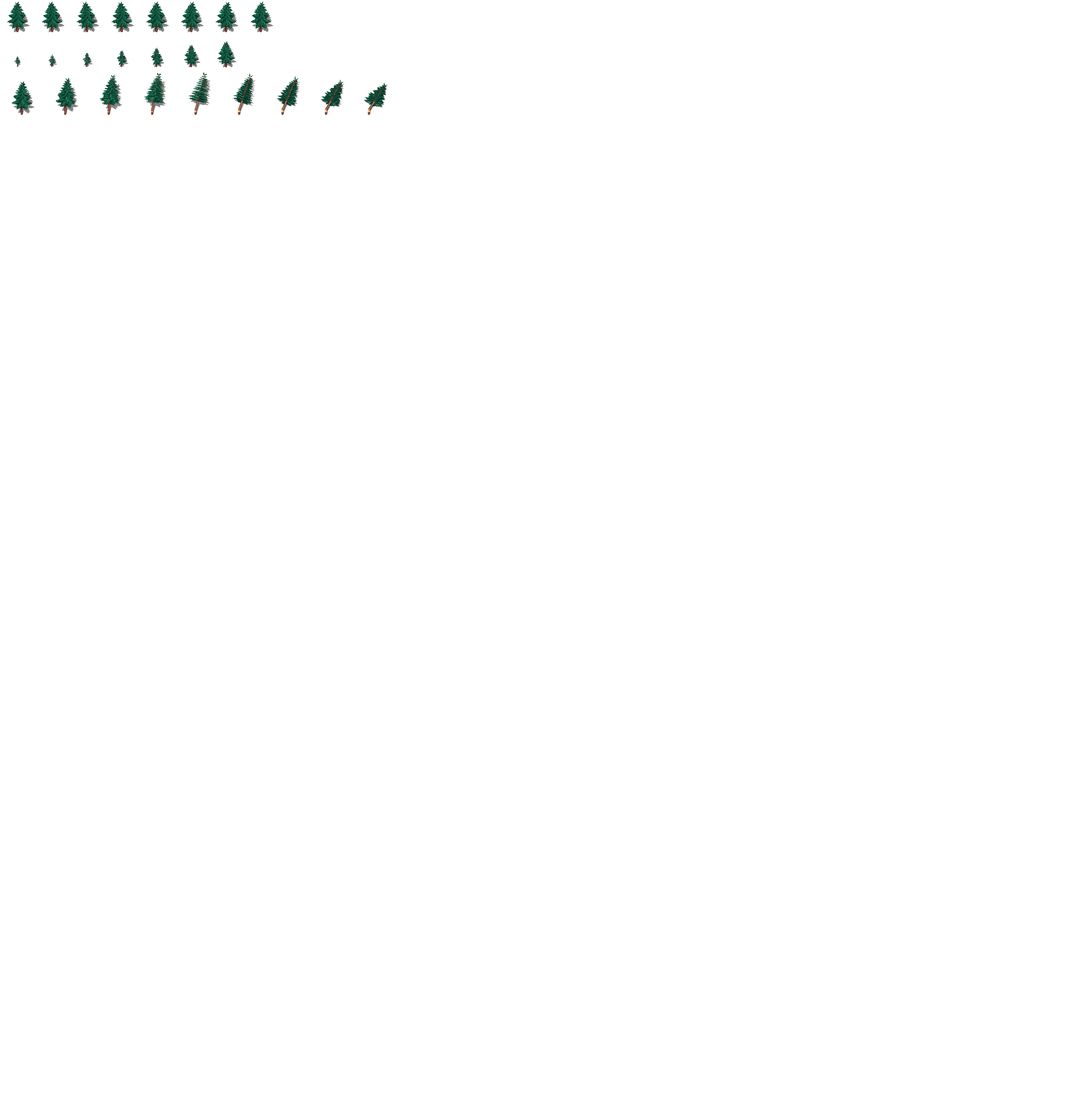
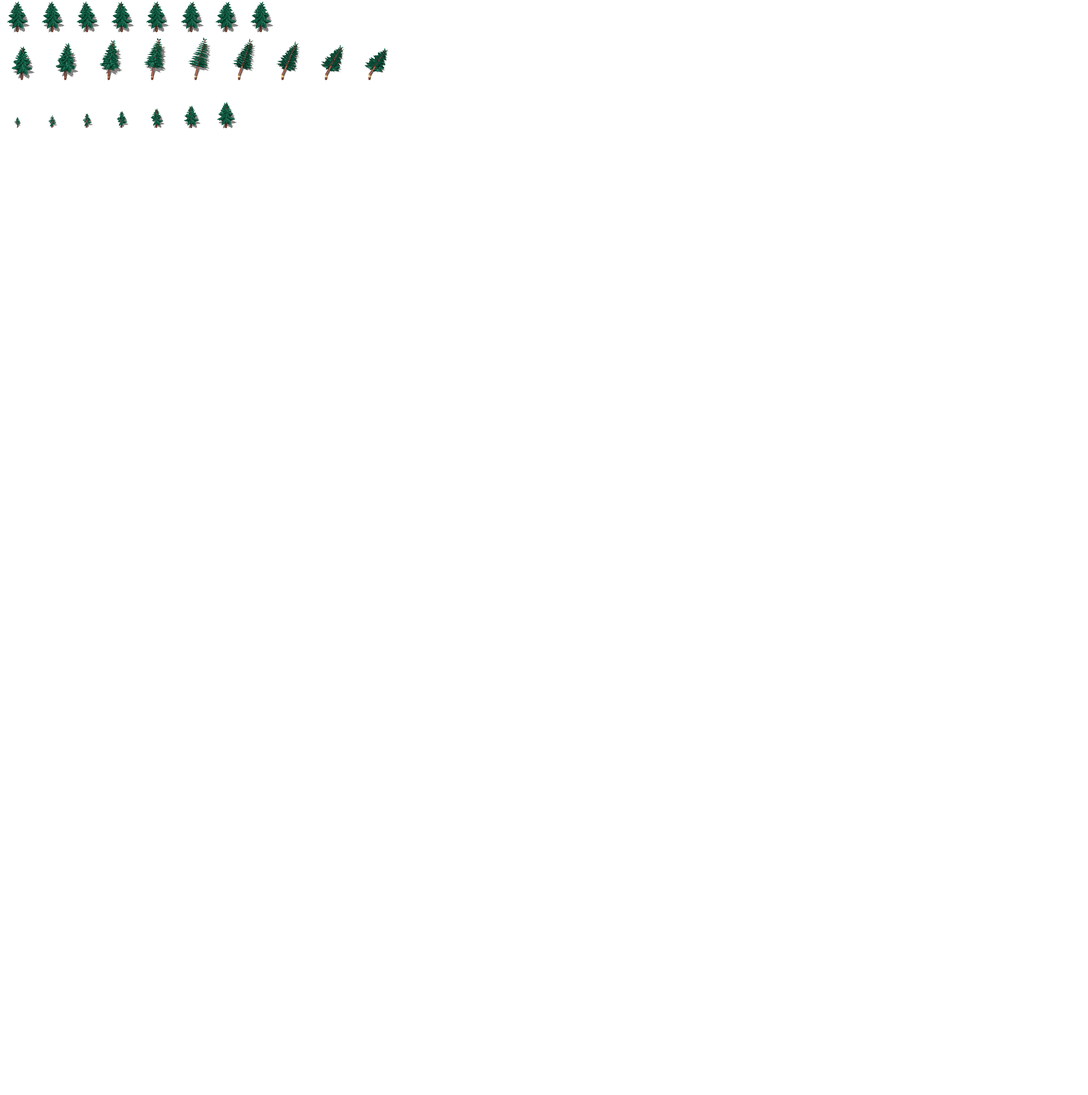
Two versions of the same layered image (1088 x 1095). Layer-by-layer changes:
removed layer "Shadow" (was 50%) over [11,12,388,115]
removed layer "Tree" over [11,12,388,115]
added layer "Layer 3" (50%) above "Layer 1" over [11,12,389,129]
added layer "Layer 1" over [11,12,388,129]
